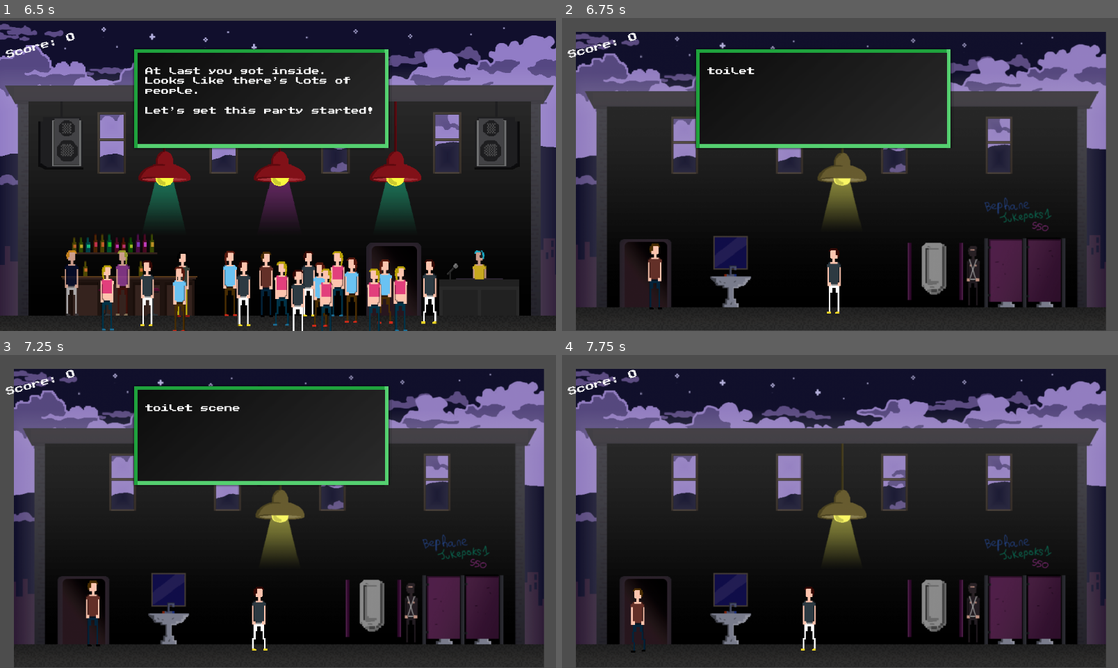
Above: before the commit, frames 1-4 (two rows, left to right).
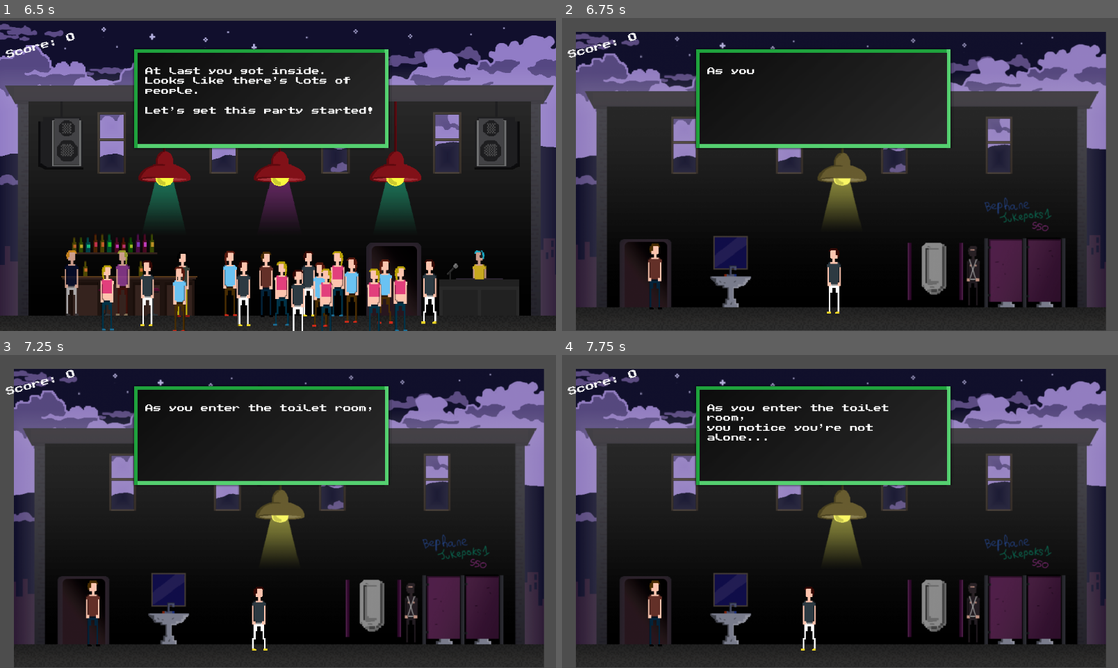
Above: after the commit, the same moments.

Repository: LudumSJB/The-Limited
Game: Godot game, scene res://scenes/MainMenu.tscn
Two runs of this game, one before a commit and one after it. Both use one fixed random seed, a clock stepped at 60 frames per second and the inputs below.
Inputs:
- Up to frame 1 (6.5 s): click "Play" at 0.5 s; tap Enter (ui_accept) at 1.25, 1.52, 2, 2.27, 2.75, 3.5, 3.77, 4.52, 5, 5.27 s; hold D (right) 1.28-2.78 s; tap Space (action_button) every 1.5 s from 1.35 to 5.85 s; tap N (next_level) at 2.1, 3.6, 5.1 s; hold A (left) 2.78-3.53 s; hold D (right) 3.53-5.03 s; hold A (left) 5.03-5.78 s; hold D (right) from 5.78 s (still down)
- Up to frame 2 (6.75 s): release D (right) at 6.53 s; hold A (left) from 6.53 s (still down); tap N (next_level) at 6.6 s
- Up to frame 3 (7.25 s): keep holding A (left); tap Enter (ui_accept) at 6.77 s
- Up to frame 4 (7.75 s): keep holding A (left); tap Space (action_button) at 7.35 s; tap Enter (ui_accept) at 7.52 s

Frame 1 is identical in both runs. In frame 2, less than 0.1% of the frame differs, in the area x 26-35%, y 15-18%; in frame 3, 0.3%; in frame 4, 8.9%, in the area x 12-71%, y 9-96%.

Commit message:
toilet act

Diff:
--- a/dialogs/toilet_act1.json
+++ b/dialogs/toilet_act1.json
@@ -1,7 +1,7 @@
 [
 	{
 		"dialog_position": 0,
-		"text": "toilet scene",
+		"text": "As you enter the toilet room, \nyou notice you're not alone...",
 		"action": "close_dialog"
 	},
 	{
@@ -9,6 +9,7 @@
 		"text": "Yo dude! \nYou forgot to wash your hands!",
 		"action": "close_dialog",
 		"face": 0,
-		"sound": 0
+		"sound": 0,
+		"next_act": "toilet_act2"
 	}
 ]
--- /dev/null
+++ b/dialogs/toilet_act2.json
@@ -0,0 +1,50 @@
+[
+	{
+		"dialog_position": 0,
+		"text": "You just get in time to releave yourself. \nI hope no one listened...",
+	},
+	{
+		"dialog_position": 1,
+		"text": "Ahhahahhahah!",
+		"action": "close_dialog",
+		"face": 1,
+		"sound": 1
+	},
+	{
+		"dialog_position": 0,
+		"text": "You try to quickly open the door, but it jams! \nSomeone has glued it tight from the outside! \n\nTry to find something that will get you out of there.",
+		"action": "minigame"
+	},
+	{
+		"dialog_position": 0,
+		"text": "ChewGum? \nHow that get in my pocket?",
+		"action": "minigame"
+	},
+	{
+		"dialog_position": 0,
+		"text": "A pencil? \nThat's not it either.",
+		"action": "minigame"
+	},
+	{
+		"dialog_position": 0,
+		"text": "A book?\n nah.",
+	},
+	{
+		"dialog_position": 0,
+		"text": "creditcard, keys, razorblade, \ncoins, condom, glowes, \nmy hands, comb...",
+	},
+	{
+		"dialog_position": 0,
+		"text": "Wait. \nRazorblade? \nYou really think I'm gonna cut myself out of here with that? \nMore like myself...",
+	},
+	{
+		"dialog_position": 0,
+		"text": "But there are keys. \nMaybe they will do.",
+		"action": "minigame"
+	},
+	{
+		"dialog_position": 0,
+		"text": "Keys did the job!",
+		"action": "next_scene"
+	},
+]
--- a/scenes/level5.tscn
+++ b/scenes/level5.tscn
@@ -8,6 +8,8 @@
 [ext_resource type="Texture2D" uid="uid://dvlrkobcb7b65" path="res://assets/images/face_02.png" id="5_7ikgh"]
 [ext_resource type="AudioStream" uid="uid://wjrks27kv2mn" path="res://assets/sounds/music_placeholder3.wav" id="6_y2el4"]
 [ext_resource type="PackedScene" uid="uid://hhiifftg4png" path="res://scenes/dancer_dude.tscn" id="7_bdtki"]
+[ext_resource type="PackedScene" uid="uid://b6l61udpegwlt" path="res://scenes/TimingAccuracyBar.tscn" id="9_uokie"]
+[ext_resource type="PackedScene" uid="uid://brghk84aof61l" path="res://scenes/actionArea.tscn" id="10_esgja"]
 
 [sub_resource type="RectangleShape2D" id="RectangleShape2D_fno7i"]
 size = Vector2(1179, 43)
@@ -56,4 +58,15 @@
 volume_db = 1.0
 autoplay = true
 
+[node name="TimingAccuracyBar" parent="." instance=ExtResource("9_uokie")]
+visible = false
+speed = 500.0
+triesToWin = 3
+
+[node name="actionArea" parent="." instance=ExtResource("10_esgja")]
+position = Vector2(913, 509)
+monitoring = false
+label_text = "wc"
+
 [connection signal="DudeGoOut" from="dancer_dude" to="." method="_on_dancer_dude_dude_go_out"]
+[connection signal="OnActionInitated" from="actionArea" to="." method="_on_action_area_on_action_initated"]
--- a/scripts/level5.gd
+++ b/scripts/level5.gd
@@ -1,17 +1,26 @@
 extends Node2D
 
 @onready var dialog_system = $dialogSystem
+@onready var timing_accuracy_bar = $TimingAccuracyBar
+@onready var action_area = $actionArea
+
+signal play_minigame
 
 
-# Called when the node enters the scene tree for the first time.
-func _ready():
-	pass # Replace with function body.
+func _on_play_minigame():
+	timing_accuracy_bar.activateMinigame()
 
-
-# Called every frame. 'delta' is the elapsed time since the previous frame.
-func _process(delta):
-	pass
-
+func _on_timing_accuracy_bar_minigame_won():
+	timing_accuracy_bar.deactivateMinigame()
+	dialog_system.nextText()
 
 func _on_dancer_dude_dude_go_out():
 	dialog_system.nextText()
+	action_area.monitoring = true
+
+
+func _on_action_area_on_action_initated():
+	# go to toilet
+	action_area.monitoring = false
+	print("_on_action_area_on_action_initated")
+	dialog_system.nextText()
Not shown: 1 places in scenes/level5.tscn that only renumber resources
